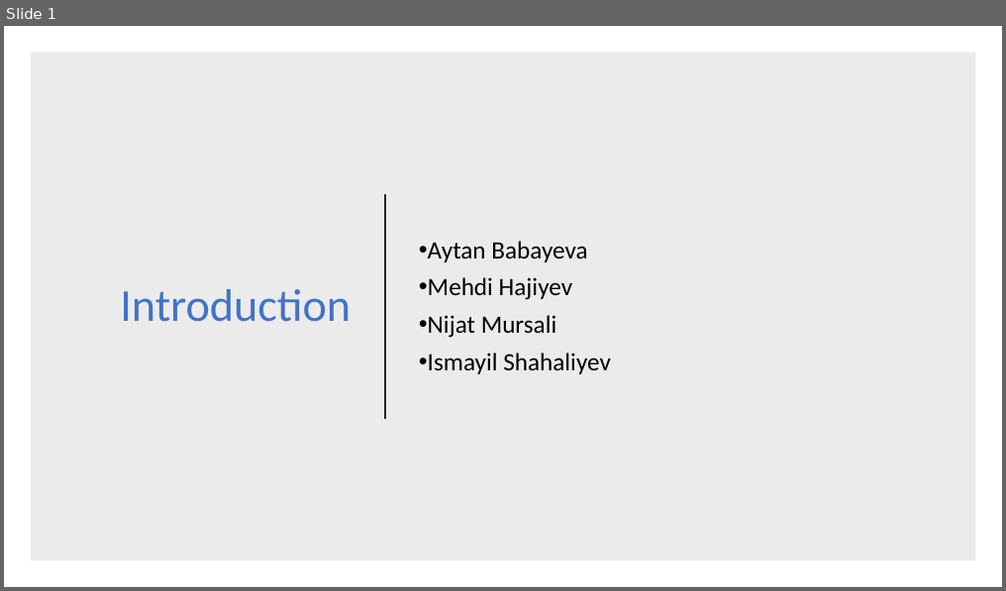
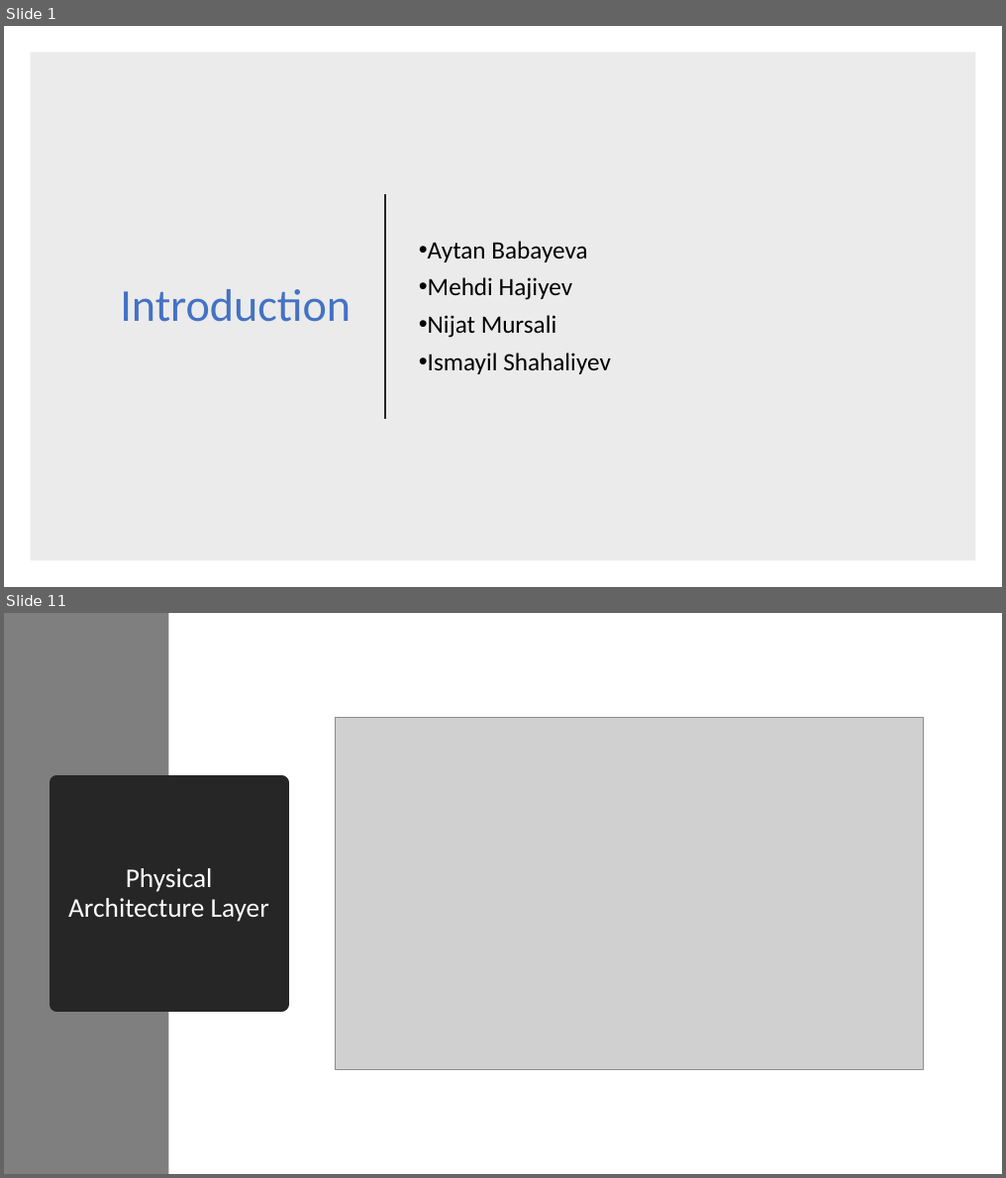
Before and after one commit to nijatmursali/ObjectOriented, a slide deck: Presentation.pptx. Shown one above the other, each under a label of ours: slide 1 before the commit, slides 1 and 11 after it; the slides between them are not shown. The pictures are 1006x591 and 1006x1178 pixels, drawn with LibreOffice and Linux fonts; fonts in the diff are those of the drawing; grey boxes stand for pictures. Boxes give left, top, right and bottom in pixels: in the first picture for what was removed or moved away, otherwise in the second. Text is boxed around its words. In the diff, an @@ line names an element or a change of style, - is before the commit and + after.

```diff
--- a/Presentation.pptx
+++ b/Presentation.pptx
@@ slide 11 added at (x1=4, y1=613, x2=1002, y2=1174), background #FFFFFF @@
@@ rectangle added at (x1=4, y1=613, x2=168, y2=1174), fill #7F7F7F @@
@@ picture added at (x1=335, y1=717, x2=924, y2=1070) @@
@@ title added at (x1=56, y1=783, x2=282, y2=1004), fill #262626, outline #262626 13.75 pt, 26 pt, text #FFFFFF @@
+Physical Architecture Layer
```
Also in this commit, not shown: 10 other slides added, 3 slides removed.
